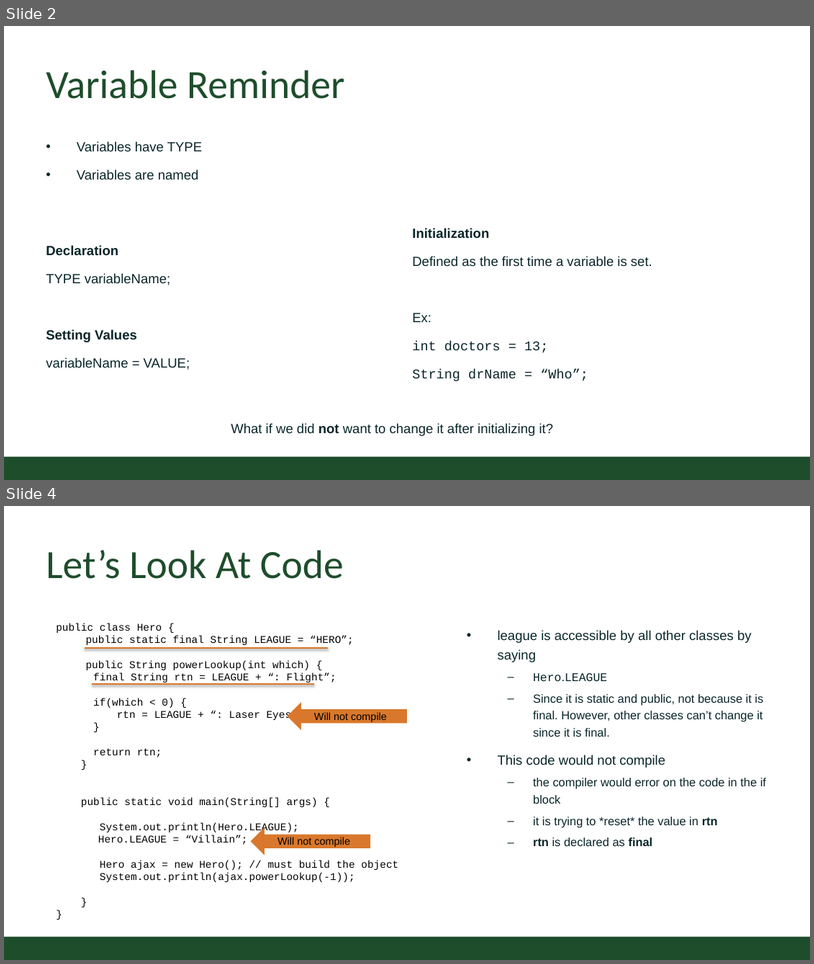
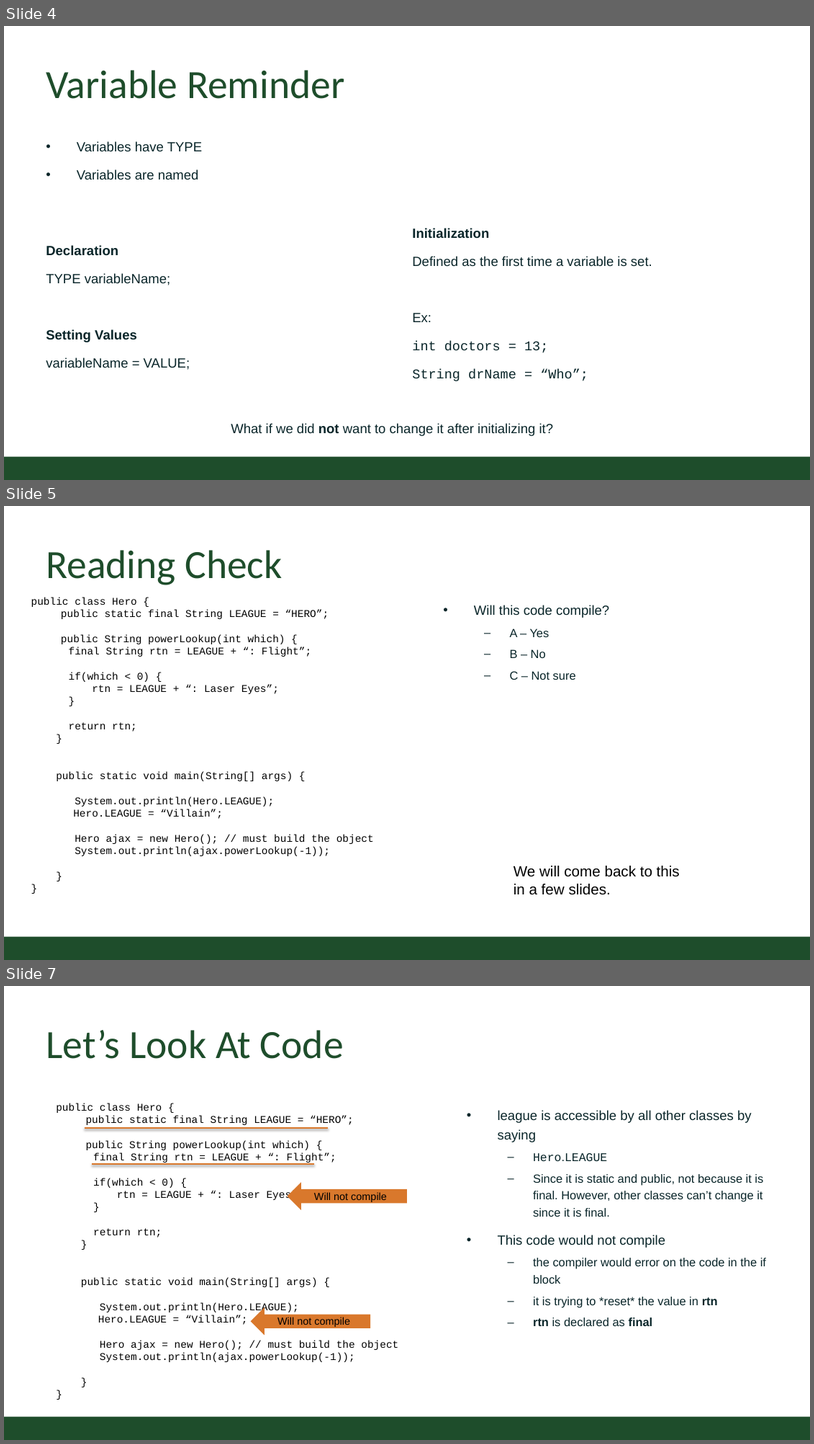
Before and after one commit to CSU-CompSci-CS163-4/Handouts, a slide deck: slides/On-Campus/05_01_Final_Types_Modulo.pptx. Shown one above the other, each under a label of ours: slides 2 and 4 before the commit, slides 4, 5 and 7 after it; the slides between them are not shown. The pictures are 814x964 and 814x1444 pixels, drawn with LibreOffice and Linux fonts; fonts in the diff are those of the drawing; background and template pictures are left out. Boxes give left, top, right and bottom in pixels: in the first picture for what was removed or moved away, otherwise in the second. Text is boxed around its words. In the diff, an @@ line names an element or a change of style, - is before the commit and + after.

```diff
--- a/slides/On-Campus/05_01_Final_Types_Modulo.pptx
+++ b/slides/On-Campus/05_01_Final_Types_Modulo.pptx
@@ slide 5 added at (4, 506, 810, 960), background #FFFFFF; not listed: 1 template element that a slide beside it also shows @@
@@ title added at (46, 550, 283, 585), 54 pt, text #1E4D2B @@
+Reading Check
@@ text added at (31, 597, 374, 856), 14 pt, text #000000 @@
+public class Hero {
+public static final String LEAGUE = “HERO”;
+public String powerLookup(int which) {
+final String rtn = LEAGUE + “: Flight”;
+if(which < 0) {
+rtn = LEAGUE + “: Laser Eyes”;
+}
+return rtn;
+}
+public static void main(String[] args) {
+System.out.println(Hero.LEAGUE);
+Hero.LEAGUE = “Villain”;
+Hero ajax = new Hero(); // must build the object
+System.out.println(ajax.powerLookup(-1));
+}
+}
@@ text added at (474, 605, 610, 680), 18 pt, text #092529 @@
+• Will this code compile?
+  – A – Yes
+  – B – No
+  – C – Not sure
@@ text added at (514, 865, 680, 895), 20 pt, text #000000 @@
+We will come back to this in a few slides.
@@ what was slide 2 is now slide 4 @@
@@ what was slide 4 is now slide 7 @@
```
Also in this commit, not shown: 1 slide changed, 2 other slides added.
